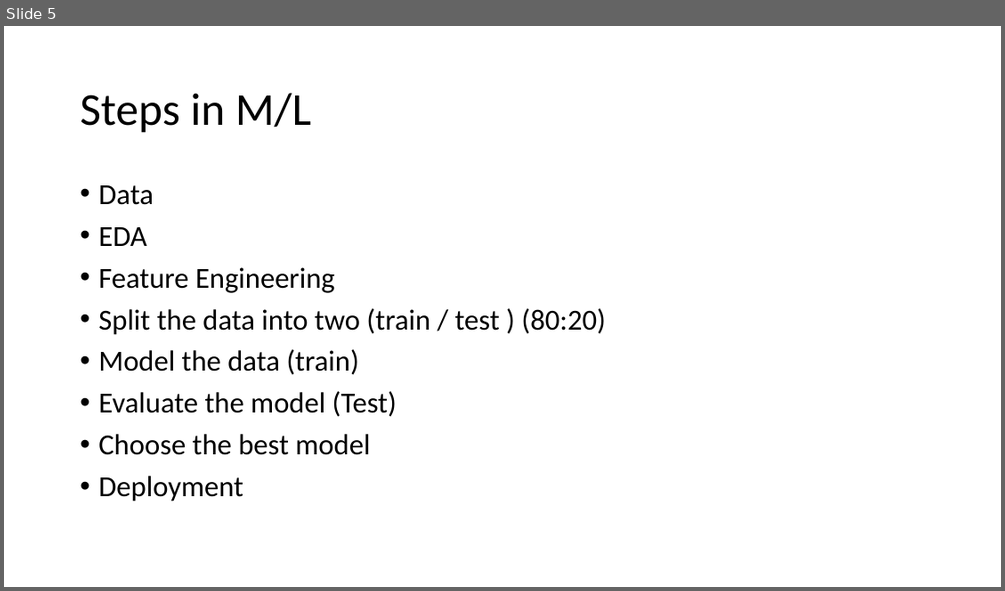
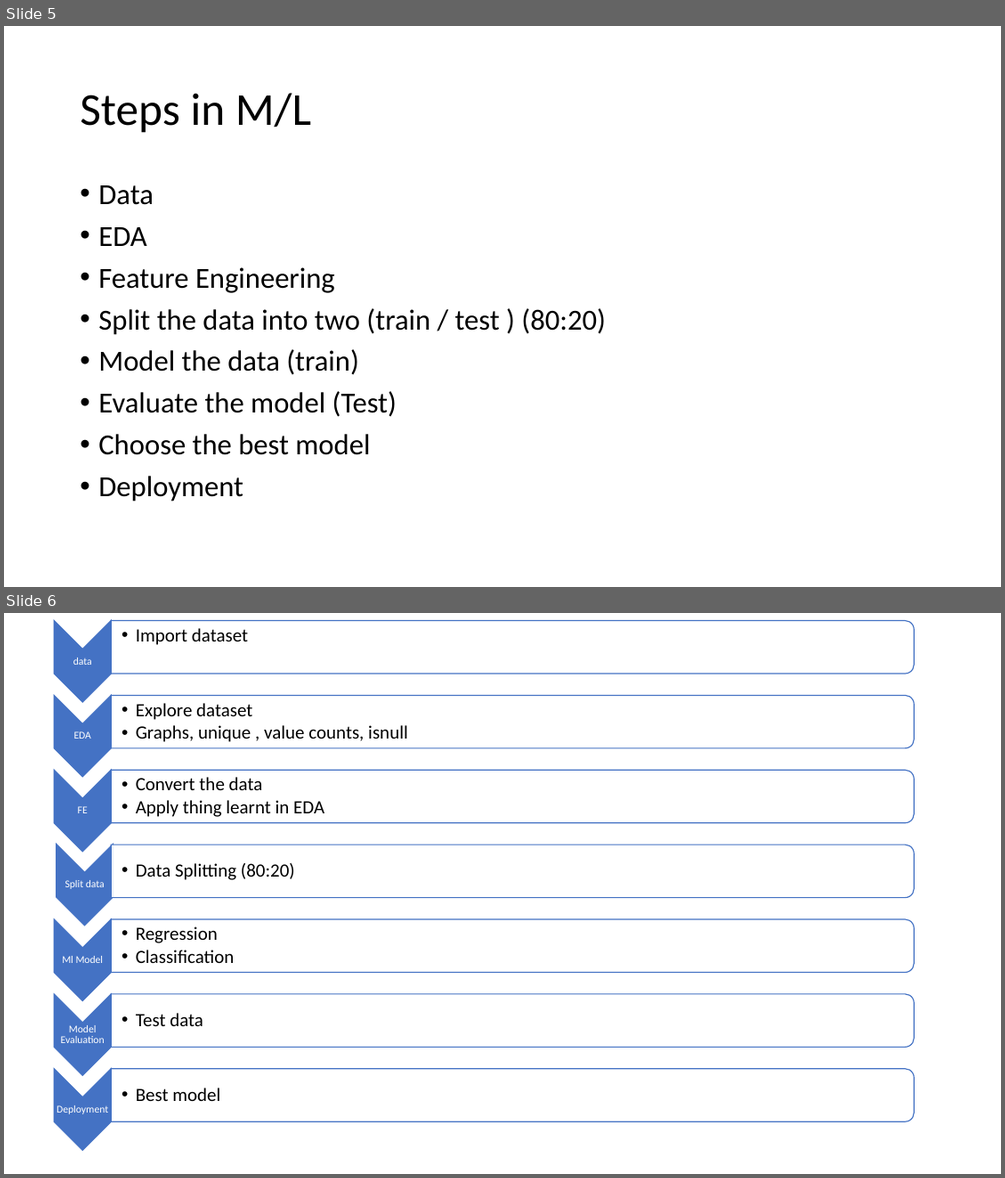
Before and after one commit to Rajeshprd/Decodr-batch-2-, a slide deck: machine Learning.pptx. Shown one above the other, each under a label of ours: slide 5 before the commit, slides 5 and 6 after it. The pictures are 1005x591 and 1005x1178 pixels, drawn with LibreOffice and Linux fonts; fonts in the diff are those of the drawing. Boxes give left, top, right and bottom in pixels: in the first picture for what was removed or moved away, otherwise in the second. Text is boxed around its words. In the diff, an @@ line names an element or a change of style, - is before the commit and + after.

```diff
--- a/machine Learning.pptx
+++ b/machine Learning.pptx
@@ slide 6 added at (4, 613, 1001, 1174), background #FFFFFF @@
@@ group added at (55, 621, 914, 1151): 14 texts, 7 chevrons, 7 round same rects @@
+data
+  • Import dataset
+EDA
+  • Explore dataset
+  • Graphs, unique , value counts, isnull
+FE
+  • Convert the data
+  • Apply thing learnt in EDA
+Split data
+  • Data Splitting (80:20)
+Ml Model
+  • Regression
+  • Classification
+Model Evaluation
+  • Test data
+Deployment
+  • Best model
```
Also in this commit, not shown: 17 other slides added, 3 other files.
